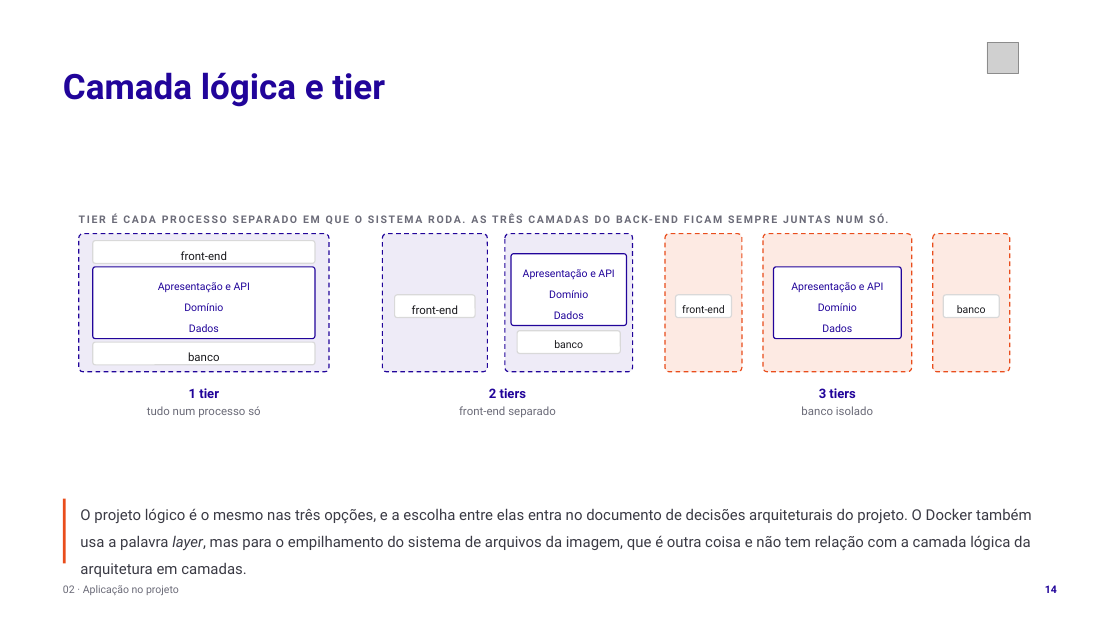
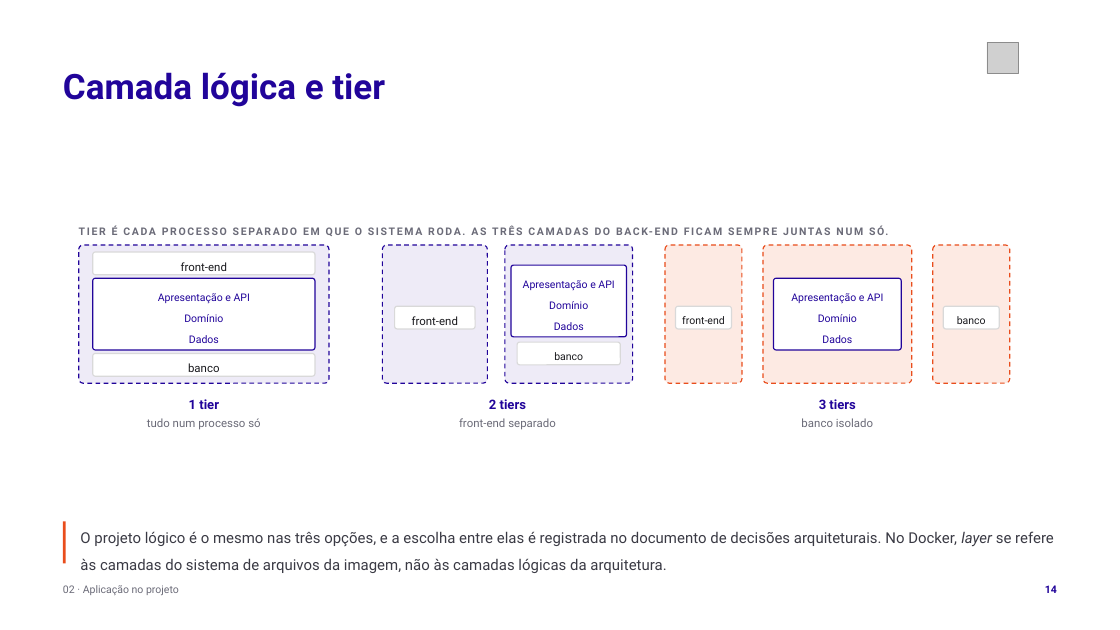
Before and after one commit to tcpassos/invite-app, a slide deck: slide 14 of trabalhos/T1-Docker-Invite-People.pptx. Drawn at 1120x630 pixels with LibreOffice and Linux fonts; fonts in the diff are those of the drawing; grey boxes stand for pictures. Boxes give left, top, right and bottom in pixels: in the first picture for what was removed or moved away, otherwise in the second. Text is boxed around its words. In the diff, an @@ line names an element or a change of style, - is before the commit and + after.

```diff
--- a/trabalhos/T1-Docker-Invite-People.pptx
+++ b/trabalhos/T1-Docker-Invite-People.pptx
@@ 22 texts, 15 rounded rectangles: place and size @@
-22 texts, 15 rounded rectangles at (79, 73, 1010, 574)
+22 texts, 15 rounded rectangles at (79, 225, 1010, 570)
@@ rectangle: place and size @@
-rectangle at (63, 499, 66, 564)
+rectangle at (63, 522, 66, 564)
@@ text at (80, 531, 1054, 573): text changed @@
-O projeto lógico é o mesmo nas três opções, e a escolha entre elas entra no documento de decisões arquiteturais do projeto. O Docker também usa a palavra layer, mas para o empilhamento do sistema de arquivos da imagem, que é outra coisa e não tem relação com a camada lógica da arquitetura em camadas.
+O projeto lógico é o mesmo nas três opções, e a escolha entre elas é registrada no documento de decisões arquiteturais. No Docker, layer se refere às camadas do sistema de arquivos da imagem, não às camadas lógicas da arquitetura.
```
Also in this commit, not shown: 20 other slides changed, 20 other files.
